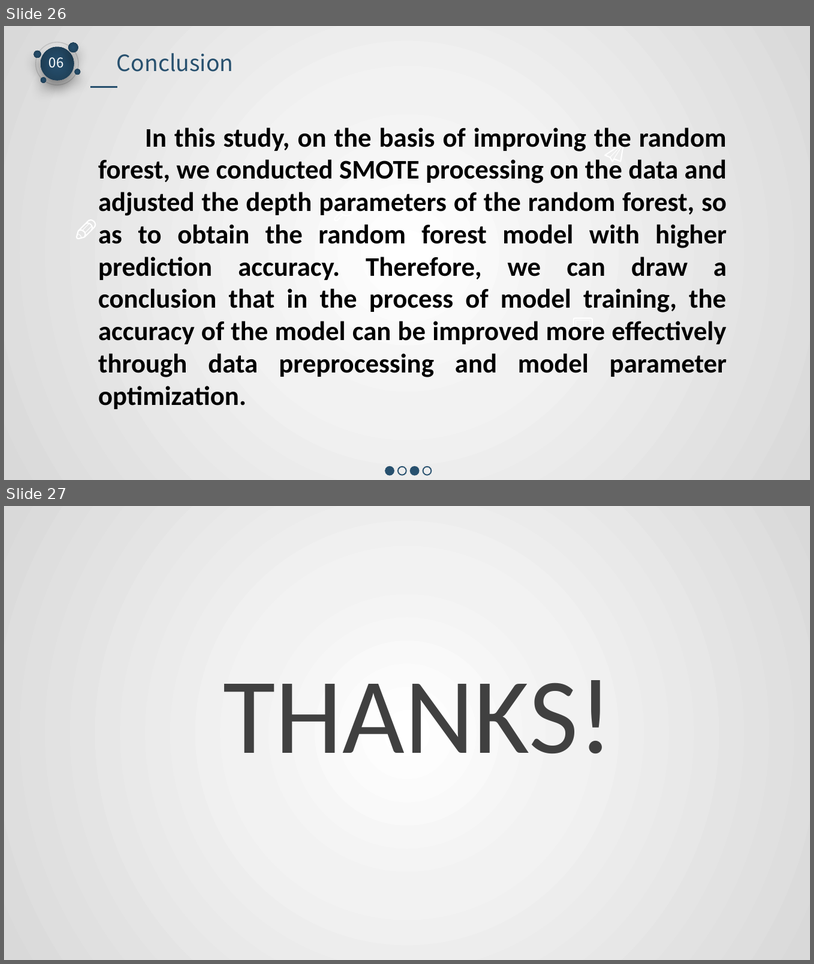
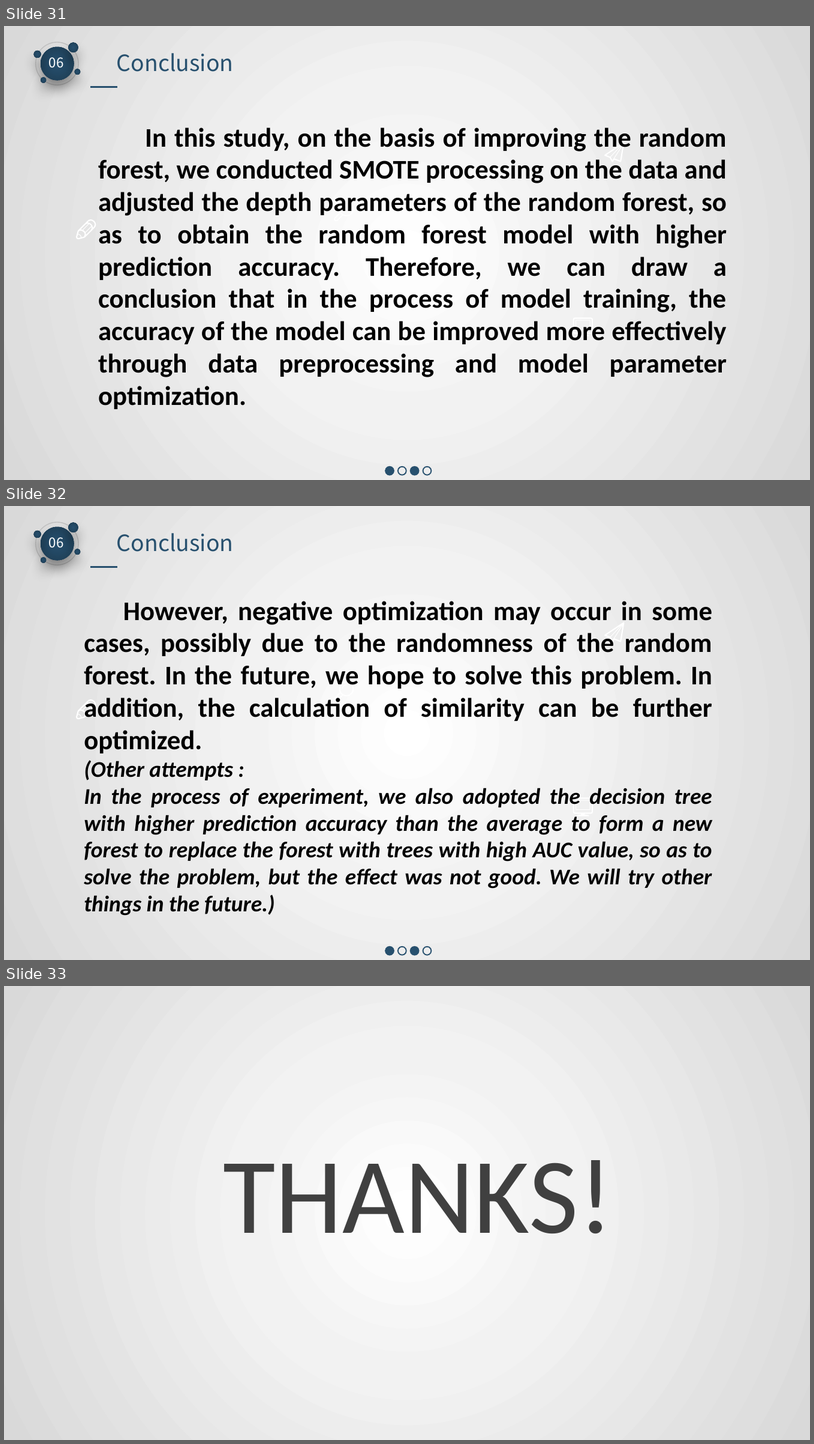
Before and after one commit to 545593069/RandomForest, a slide deck: group_11.pptx. Shown one above the other, each under a label of ours: slides 26 and 27 before the commit, slides 31, 32 and 33 after it. The pictures are 814x964 and 814x1444 pixels, drawn with LibreOffice and Linux fonts; fonts in the diff are those of the drawing. Boxes give left, top, right and bottom in pixels: in the first picture for what was removed or moved away, otherwise in the second. Text is boxed around its words. In the diff, an @@ line names an element or a change of style, - is before the commit and + after.

```diff
--- a/group_11.pptx
+++ b/group_11.pptx
@@ slide 32 added at <box>4,506,810,960</box>, background gradient #FFFFFF to #F2F2F2 to #D9D9D9; not listed: 10 template elements that a slide beside it also shows @@
@@ text added at <box>49,537,64,548</box>, 12 pt, text #FFFFFF @@
+06
@@ text added at <box>117,533,234,552</box>, 20 pt, text #27506E @@
+Conclusion
@@ line added from (90, 567) to (118, 567), #27506E 1.5 pt @@
@@ text added at <box>84,601,713,915</box>, 20 pt, text #000000, bold, italic @@
+However, negative optimization may occur in some cases, possibly due to the randomness of the random forest. In the future, we hope to solve this problem. In addition, the calculation of similarity can be further optimized.
+(Other attempts :
+In the process of experiment, we also adopted the decision tree with higher prediction accuracy than the average to form a new forest to replace the forest with trees with high AUC value, so as to solve the problem, but the effect was not good. We will try other things in the future.)
@@ freeform shape added at <box>605,622,625,642</box>, fill #FFFFFF @@
@@ freeform shape added at <box>334,681,354,701</box>, fill #FFFFFF @@
@@ freeform shape added at <box>342,684,347,689</box>, fill #FFFFFF @@
@@ freeform shape added at <box>76,700,96,720</box>, fill #FFFFFF @@
@@ freeform shape added at <box>573,797,593,816</box>, fill #FFFFFF @@
@@ freeform shape added at <box>576,799,591,809</box>, fill #FFFFFF @@
@@ what was slide 26 is now slide 31 @@
@@ what was slide 27 is now slide 33 @@
```
Also in this commit, not shown: 11 slides changed, 5 other slides added, 4 other files.
